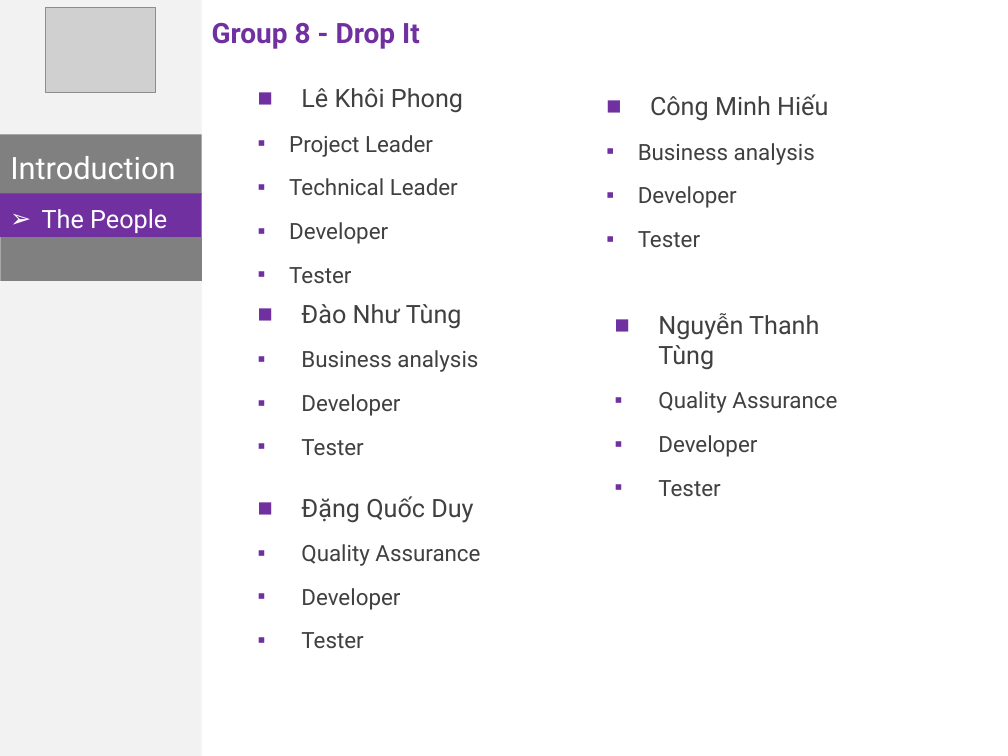
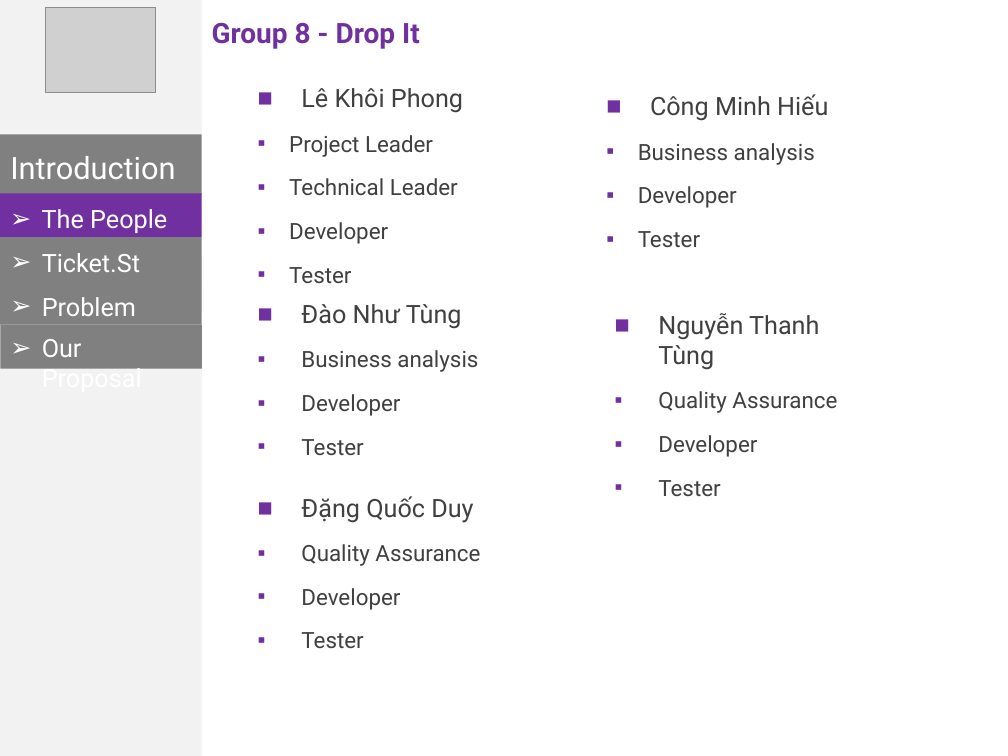
Before and after one commit to phonglk/fptu_capstone, a slide deck: slide 2 of Document/Present.pptx. Drawn at 1008x756 pixels with LibreOffice and Linux fonts; fonts in the diff are those of the drawing; grey boxes stand for pictures. Boxes give left, top, right and bottom in pixels: in the first picture for what was removed or moved away, otherwise in the second. Text is boxed around its words. In the diff, an @@ line names an element or a change of style, - is before the commit and + after.

```diff
--- a/Document/Present.pptx
+++ b/Document/Present.pptx
@@ text added at (42, 253, 140, 272), 18 pt, text #FFFFFF @@
+➢ Ticket.St
@@ rectangle added at (0, 281, 202, 325), fill #808080 @@
@@ text added at (42, 297, 136, 316), 18 pt, text #FFFFFF @@
+➢ Problem
@@ rectangle added at (0, 325, 202, 368), fill #808080 @@
@@ text added at (42, 339, 142, 369), 18 pt, text #FFFFFF @@
+➢ Our Proposal
```
Also in this commit, not shown: 12 other slides changed.
